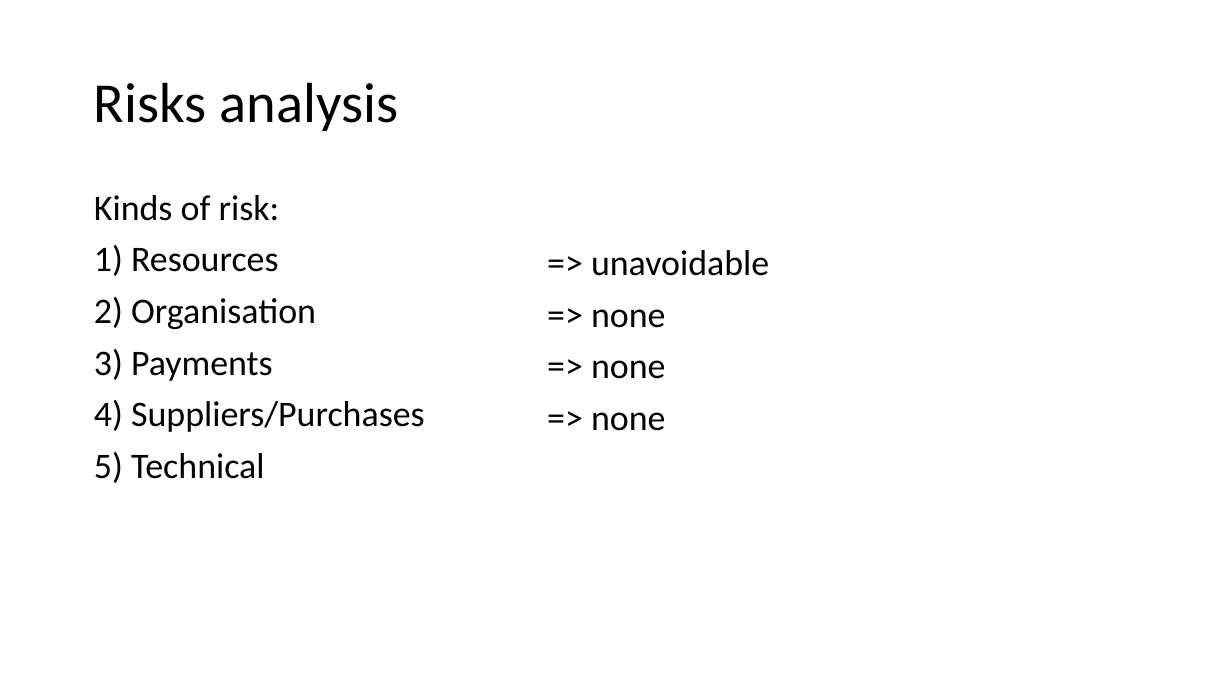
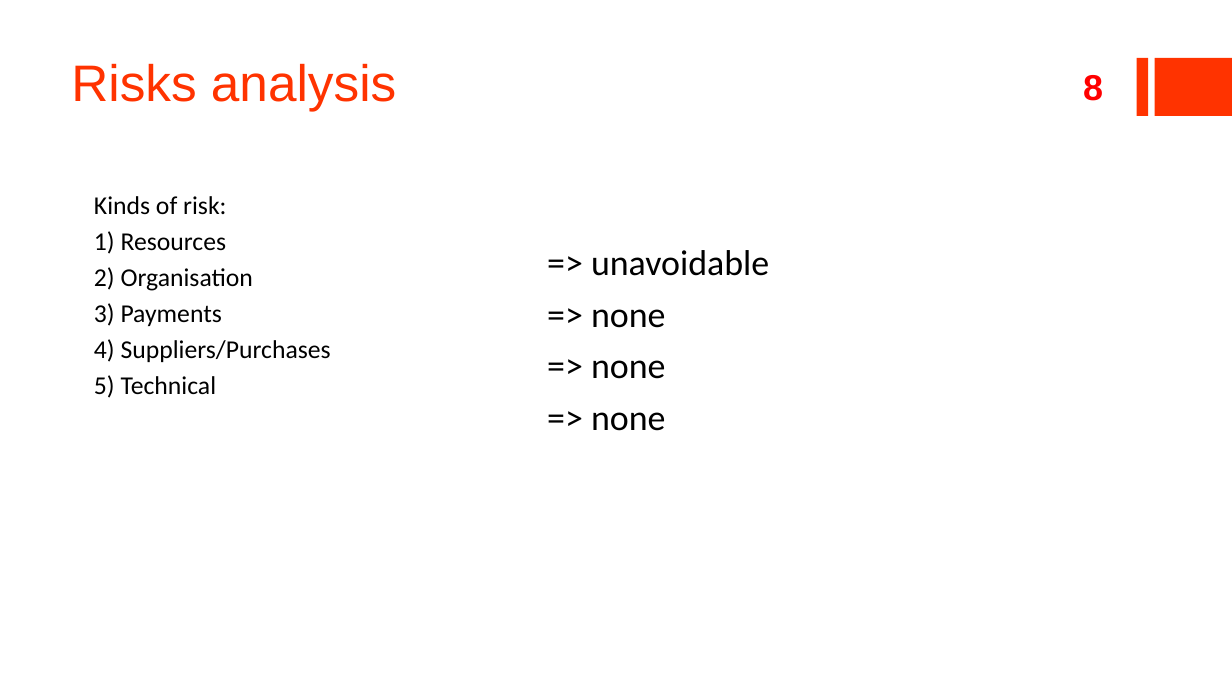
Before and after one commit to ildyria/Arimaa, a slide deck: slide 8 of Docs/Reports/Planning Presentation/V2Planning.pptx (slide 7 before the commit). Drawn at 1232x693 pixels with LibreOffice and Linux fonts; fonts in the diff are those of the drawing. Boxes give left, top, right and bottom in pixels: in the first picture for what was removed or moved away, otherwise in the second. Text is boxed around its words. In the diff, an @@ line names an element or a change of style, - is before the commit and + after.

```diff
--- a/Docs/Reports/Planning Presentation/V2Planning.pptx
+++ b/Docs/Reports/Planning Presentation/V2Planning.pptx
@@ title "Risks analysis": place and size @@
-title "Risks analysis" at box(94, 82, 399, 131)
+title "Risks analysis" at box(71, 63, 396, 111)
@@ title "Risks analysis" at box(71, 63, 396, 111): size 44 to 40 pt, font Calibri to Arial, text colour #000000 to #FF3300; line spacing 0.9 to 1; vertical alignment middle to bottom @@
@@ rectangle added at box(1137, 58, 1149, 116), fill #FF3300 @@
@@ rectangle added at box(1155, 58, 1232, 116), fill #FF3300 @@
@@ page number added at box(1083, 75, 1103, 101), 28 pt, text #FF0000, bold @@
+8
@@ text "Kinds of risk:" at box(94, 196, 331, 398): size 28 to 20 pt; line spacing 0.9 to 1; less space between paragraphs @@
```
Also in this commit, not shown: 9 other slides changed, 2 slides added, 1 slide removed.
